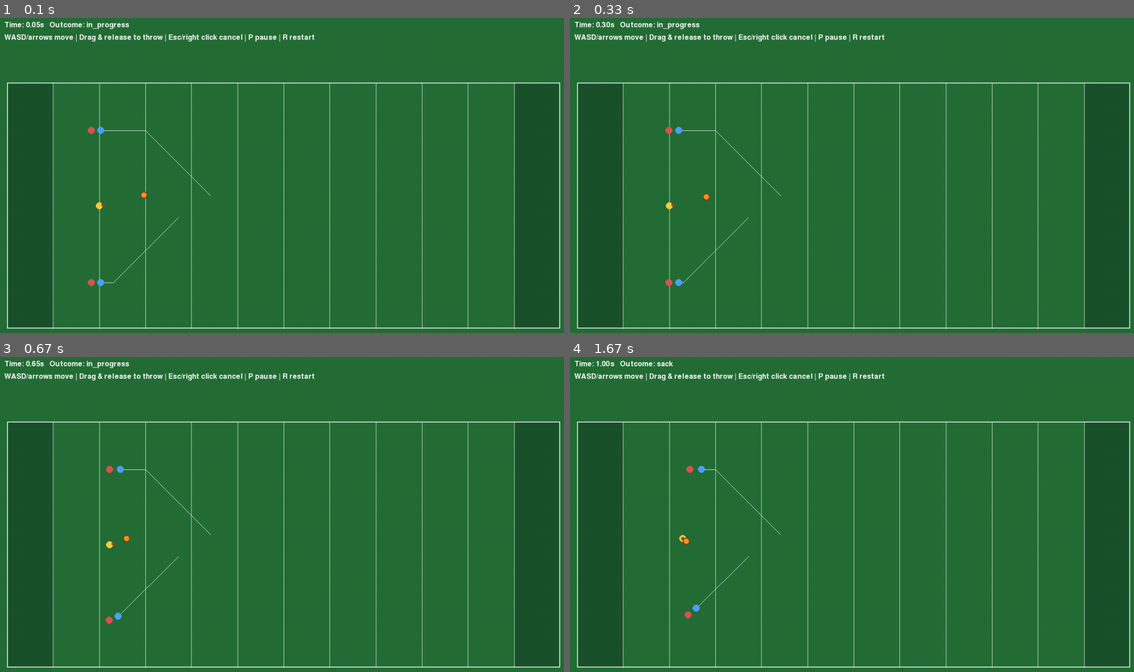
Above: before the commit, frames 1-4 (two rows, left to right).
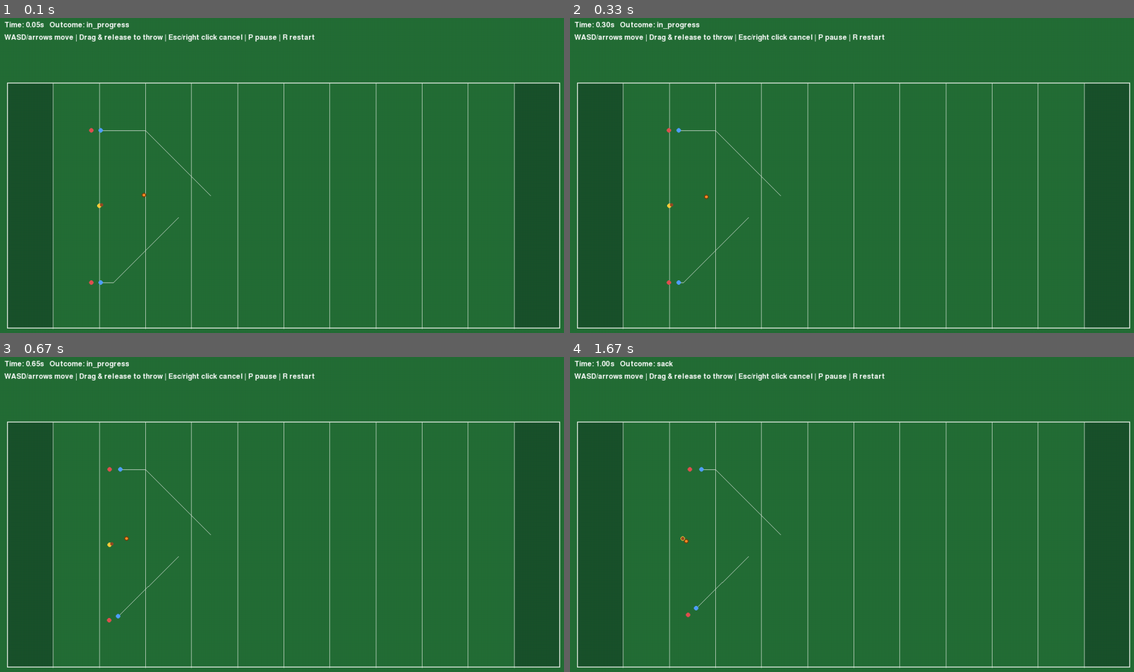
Above: after the commit, the same moments.

Repository: pedroolib/football-sim-rl
Game: pygame game, started from src/qb_sim/ui/pygame_app.py
Same seed, same stepped clock (60 frames per second), same inputs: the game is played once before the commit and once after it.
Inputs (mouse positions are in pixels of both pictures, inside the frame that each line leads up to):
- Up to frame 1 (0.1 s): no input
- Up to frame 2 (0.33 s): no input
- Up to frame 3 (0.67 s): hold Right from 0.33 s (still down); move the mouse to (259, 530) at 0.37 s
- Up to frame 4 (1.67 s): release Right at 0.8 s; hold Up 0.83-1.13 s

The runs differ from the first frame. In frame 1, 0.1% of the frame differs, in the area x 15-27%, y 34-86%; in frame 2, 0.1%; in frame 3, 0.1%, in the area x 18-24%, y 34-85%; in frame 4, 0.1%.

Commit message:
feat: scale player radii with the view for contact legibility

Diff:
--- a/src/qb_sim/ui/rendering.py
+++ b/src/qb_sim/ui/rendering.py
@@ -25,9 +25,15 @@
 SHADOW_COLOR = (22, 72, 40)
 SCRIMMAGE_COLOR = (255, 235, 120)
 FIRST_DOWN_COLOR = (90, 160, 255)
-PLAYER_RADIUS = 8
+PLAYER_RADIUS_YARDS = 0.5
+MIN_PLAYER_RADIUS = 3
 BALL_RADIUS = 4
 END_ZONE_YARDS = 10.0
+
+
+def player_radius(view: ViewTransform) -> int:
+    """Player draw radius in pixels, matched to yards for contact legibility."""
+    return max(MIN_PLAYER_RADIUS, int(round(PLAYER_RADIUS_YARDS * view.scale)))
 
 
 def _screen_int(view: ViewTransform, point: Vector2) -> tuple[int, int]:
@@ -142,18 +148,19 @@
     highlight_ids: frozenset[str] = frozenset(),
 ) -> None:
     """Draw every player as a circle colored by role; rushers and learners stand out."""
+    radius = player_radius(view)
     for player in state.players:
         if player.player_id in rusher_ids:
             color = RUSHER_COLOR
         else:
             color = PLAYER_COLORS.get(player.role, (200, 200, 200))
-        pygame.draw.circle(surface, color, _screen_int(view, player.position), PLAYER_RADIUS)
+        pygame.draw.circle(surface, color, _screen_int(view, player.position), radius)
         if player.player_id in rusher_ids:
             pygame.draw.circle(
                 surface,
                 (120, 60, 10),
                 _screen_int(view, player.position),
-                PLAYER_RADIUS,
+                radius,
                 2,
             )
         if player.player_id in highlight_ids:
@@ -161,7 +168,7 @@
                 surface,
                 (255, 255, 255),
                 _screen_int(view, player.position),
-                PLAYER_RADIUS + 4,
+                radius + max(2, radius // 3),
                 2,
             )
 
@@ -215,7 +222,7 @@
         BallStatus.HELD,
         BallStatus.CARRIED,
     ):
-        ball_screen = vec2(ball_screen[0] + PLAYER_RADIUS, ball_screen[1] - 2)
+        ball_screen = vec2(ball_screen[0] + player_radius(view), ball_screen[1] - 2)
     else:
         pygame.draw.circle(
             surface,
--- /dev/null
+++ b/tests/test_rendering.py
@@ -0,0 +1,16 @@
+import pytest
+
+pygame = pytest.importorskip("pygame")
+
+from qb_sim.engine.geometry import FieldBounds  # noqa: E402
+from qb_sim.ui.rendering import MIN_PLAYER_RADIUS, player_radius  # noqa: E402
+from qb_sim.ui.view import ViewTransform  # noqa: E402
+
+
+def test_player_radius_matches_yards_and_scales_with_the_view() -> None:
+    small = ViewTransform(FieldBounds(), 200, 200, margin=10)
+    large = ViewTransform(FieldBounds(), 1200, 700, margin=20)
+
+    assert player_radius(small) >= MIN_PLAYER_RADIUS
+    assert player_radius(large) > player_radius(small)
+    assert player_radius(large) >= 4
